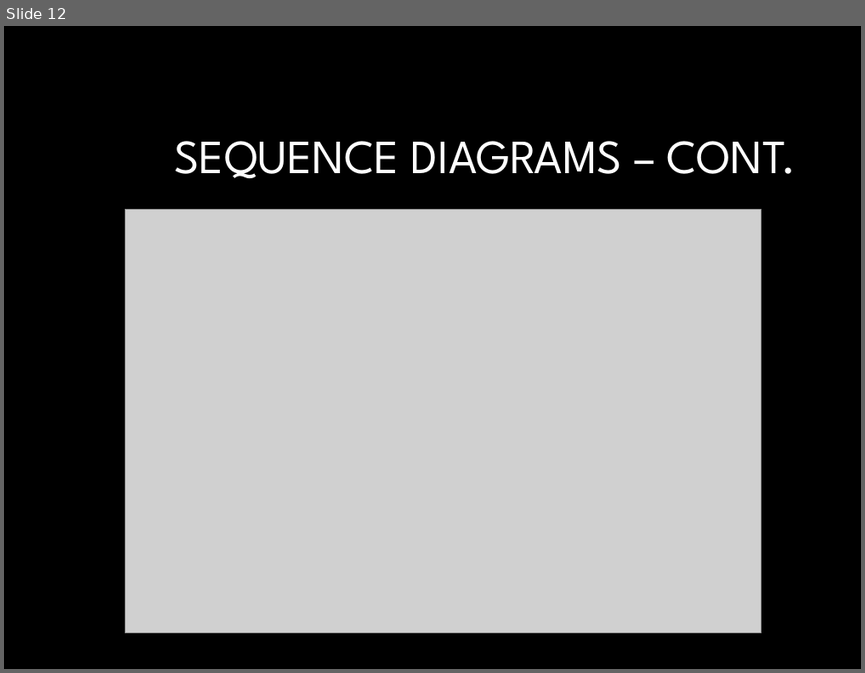
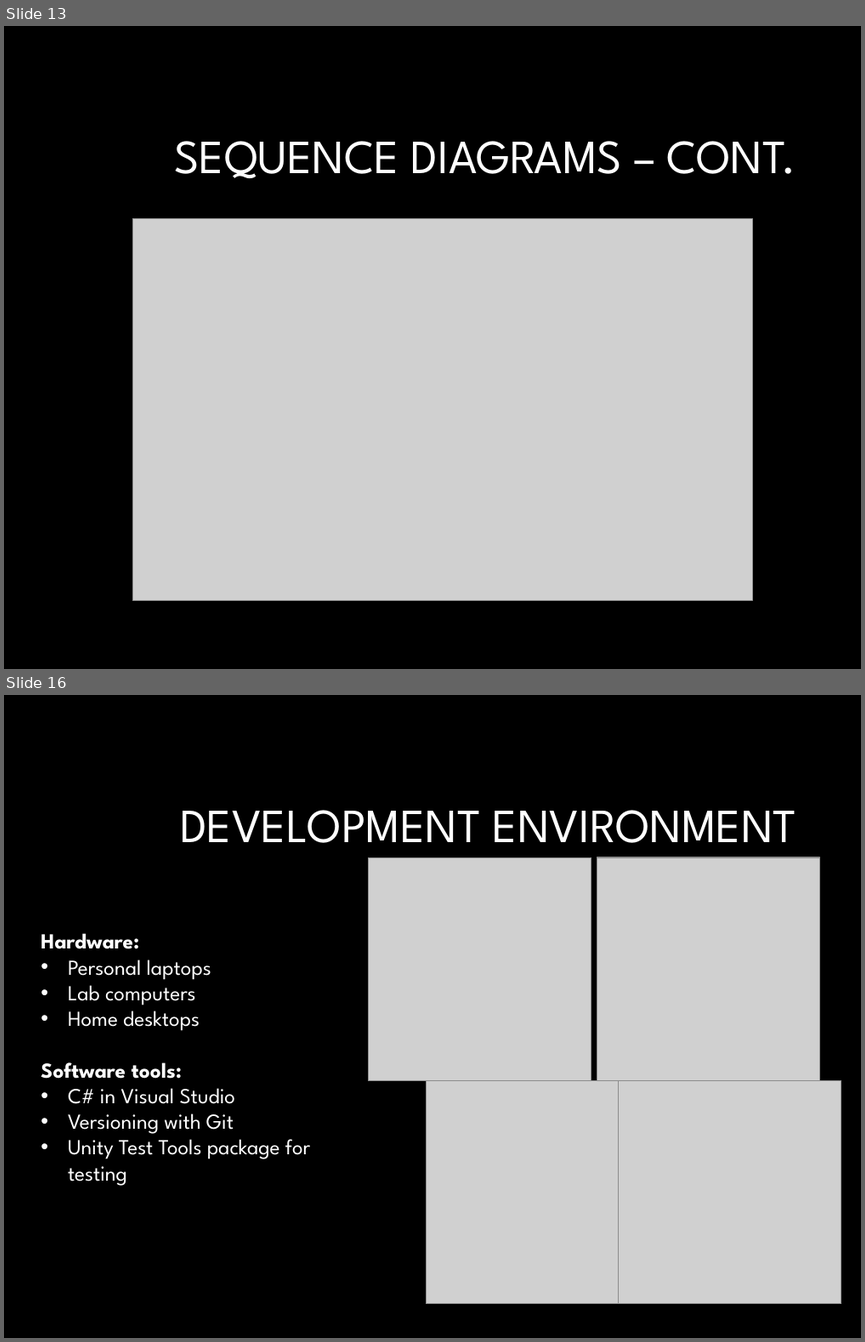
Before and after one commit to NateChristiansen/SeniorProject, a slide deck: Documents/Presentations/Presentation1.pptx. Shown one above the other, each under a label of ours: slide 12 before the commit, slides 13 and 16 after it; the slides between them are not shown. The pictures are 865x673 and 865x1342 pixels, drawn with LibreOffice and Linux fonts; fonts in the diff are those of the drawing; grey boxes stand for pictures; background and template pictures are left out. Boxes give left, top, right and bottom in pixels: in the first picture for what was removed or moved away, otherwise in the second. Text is boxed around its words. In the diff, an @@ line names an element or a change of style, - is before the commit and + after.

```diff
--- a/Documents/Presentations/Presentation1.pptx
+++ b/Documents/Presentations/Presentation1.pptx
@@ slide 16 added at <box>4,695,861,1338</box>, background #000000 @@
@@ title added at <box>180,810,796,843</box>, 40 pt, text #FFFFFF @@
+DEVELOPMENT ENVIRONMENT
@@ picture added at <box>368,858,590,1081</box> @@
@@ picture added at <box>597,857,820,1080</box> @@
@@ text added at <box>41,933,310,1185</box>, 18 pt, text #FFFFFF @@
+Hardware:
+• Personal laptops
+• Lab computers
+• Home desktops
+Software tools:
+• C# in Visual Studio
+• Versioning with Git
+• Unity Test Tools package for testing
@@ picture added at <box>426,1081,648,1304</box> @@
@@ picture added at <box>619,1081,841,1304</box> @@
@@ what was slide 12 is now slide 13 @@
@@ slide 13 changed as well @@
@@ picture: place and size @@
-picture at <box>126,210,761,633</box>
+picture at <box>132,218,752,600</box>
```
Also in this commit, not shown: 8 other slides changed, 6 other slides added, 3 slides removed, 3 other files.
